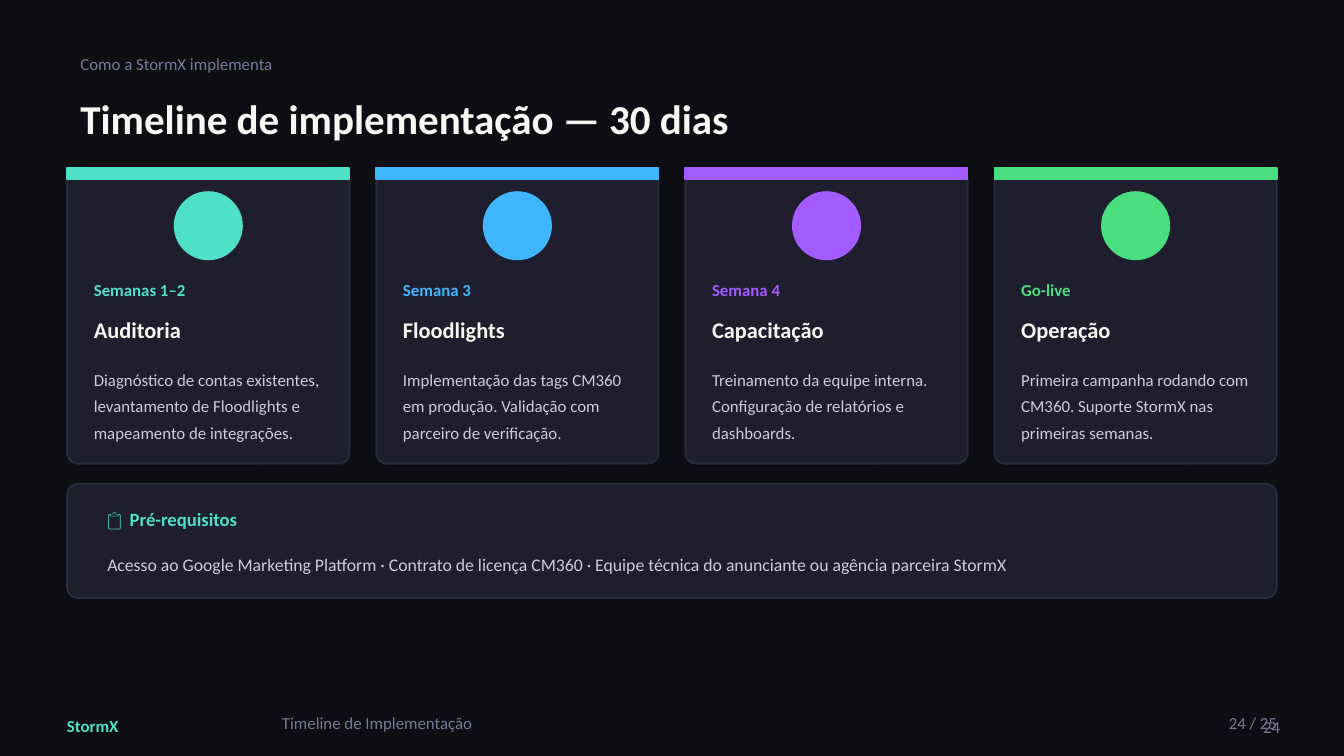
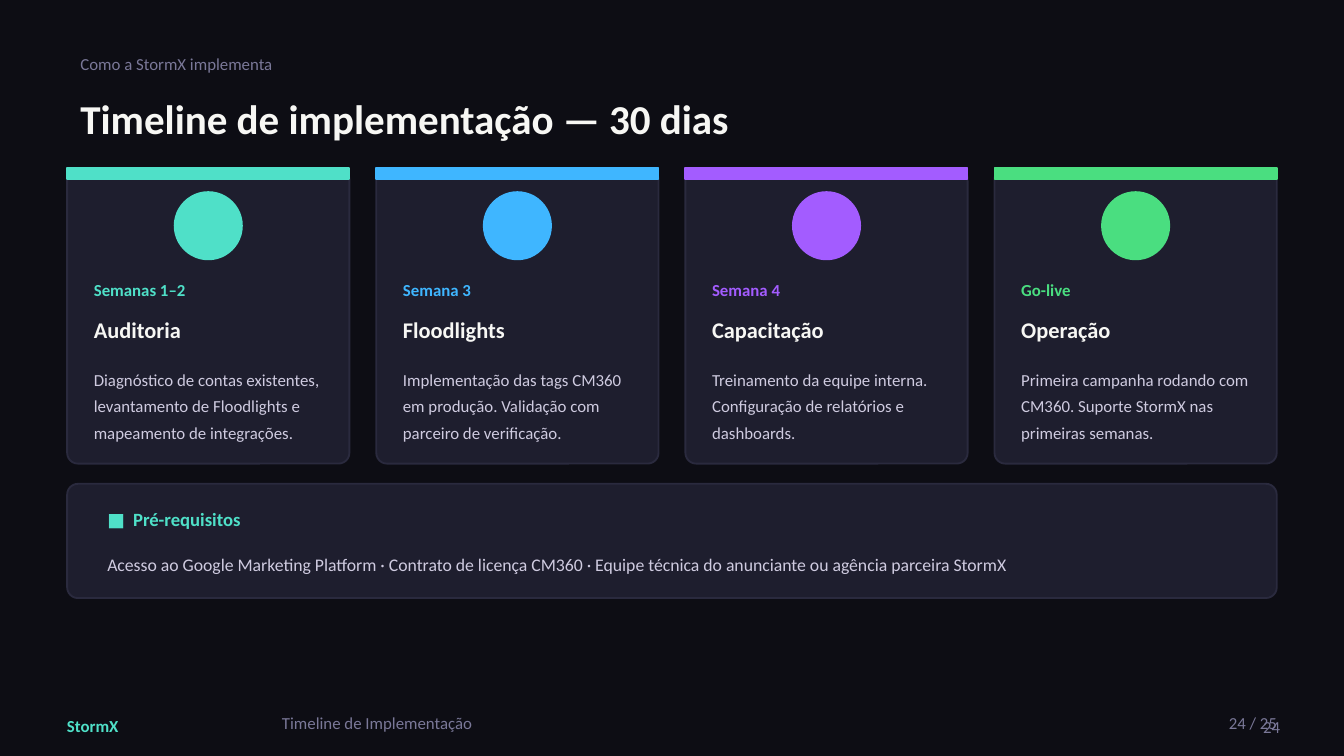
Before and after one commit to falssp/Projeto-NC, a slide deck: slide 24 of Treinamentos/CM360XFT-IN/StormX_-_CM360xFTIN_v01.pptx. Drawn at 1344x756 pixels with LibreOffice and Linux fonts; fonts in the diff are those of the drawing. Boxes give left, top, right and bottom in pixels: in the first picture for what was removed or moved away, otherwise in the second. Text is boxed around its words. In the diff, an @@ line names an element or a change of style, - is before the commit and + after.

```diff
--- a/Treinamentos/CM360XFT-IN/StormX_-_CM360xFTIN_v01.pptx
+++ b/Treinamentos/CM360XFT-IN/StormX_-_CM360xFTIN_v01.pptx
@@ text at (133, 513, 240, 529): text changed @@
-📋 Pré-requisitos
+■ Pré-requisitos
```
Also in this commit, not shown: 6 other slides changed, 1 other file.
